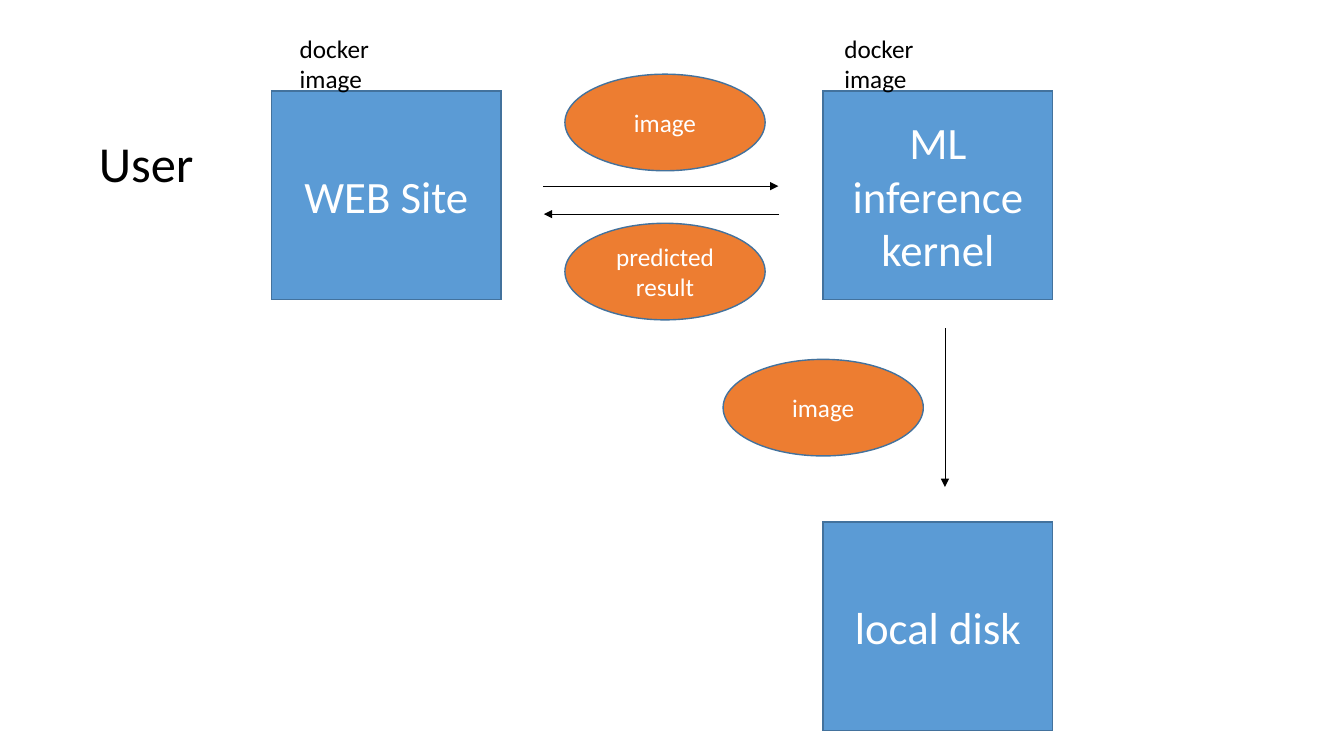
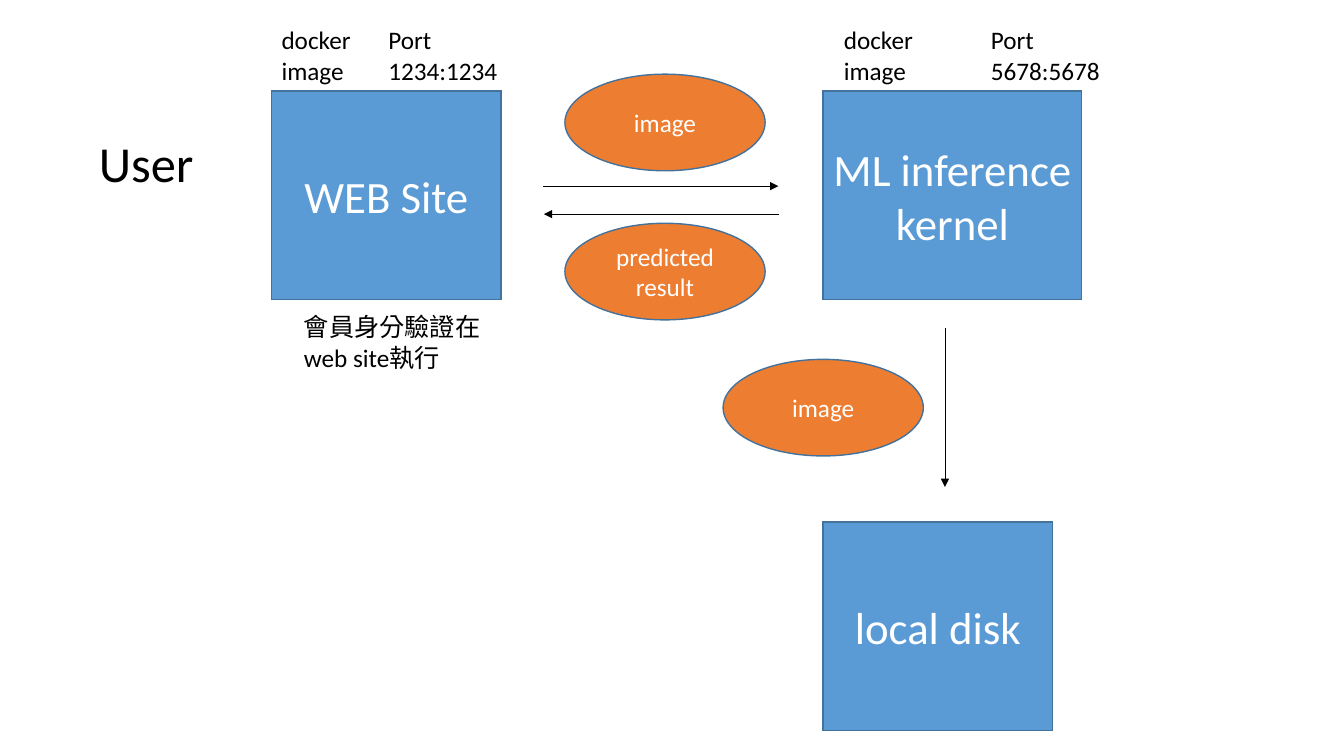
Before and after one commit to aujjh521/MLWEB_Docker, a slide deck: slide 1 of architecture.pptx (slide 2 before the commit). Drawn at 1344x756 pixels with LibreOffice and Linux fonts; fonts in the diff are those of the drawing. Boxes give left, top, right and bottom in pixels: in the first picture for what was removed or moved away, otherwise in the second. Text is boxed around its words. In the diff, an @@ line names an element or a change of style, - is before the commit and + after.

```diff
--- a/architecture.pptx
+++ b/architecture.pptx
@@ text "docker image" moved from (x1=300, y1=40, x2=369, y2=94) to (x1=282, y1=31, x2=351, y2=85) @@
@@ text "docker image" moved from (x1=844, y1=40, x2=913, y2=94) to (x1=844, y1=31, x2=913, y2=85) @@
@@ text added at (x1=388, y1=32, x2=497, y2=80), 18 pt, text #000000 @@
+Port
+1234:1234
@@ text added at (x1=991, y1=32, x2=1100, y2=81), 18 pt, text #000000 @@
+Port
+5678:5678
@@ rectangle "ML inference" resized from (x1=824, y1=91, x2=1054, y2=299) to (x1=824, y1=91, x2=1083, y2=299) @@
@@ text added at (x1=304, y1=314, x2=480, y2=369), 18 pt, text #000000 @@
+會員身分驗證在web site執行
```
Also in this commit, not shown: 1 slide removed, 31 other files.
